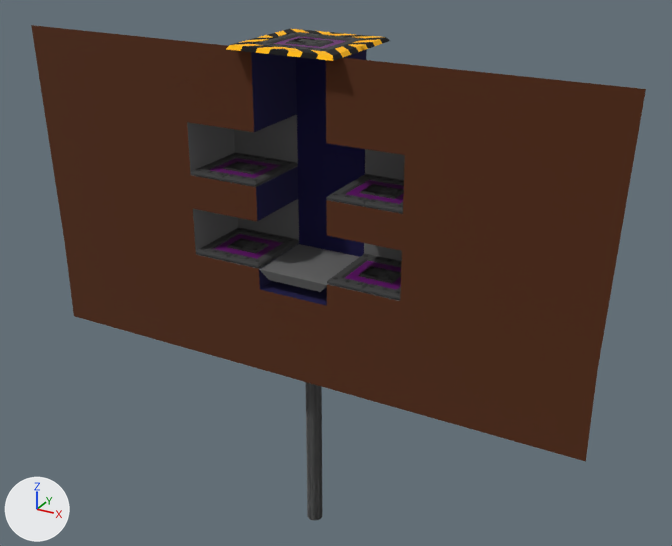
What one commit did to the glTF model assets/mesh/underground_base.gltf.
The view is the same before and after, from a 50 mm camera at (23.8, -40.6, 8.2) aimed at (0.8, 1.2, -12.7). Lighting does not change. The marker at lower left points along +X, +Y and +Z. Where no turn or scale is listed for an object, it has been applied to the vertices. Vertices at the same position are counted once.

The older version as bpy lines, for what is in view:
```python
ob_doorborder = bpy.data.objects.new('DoorBorder', me_doorborderdata)
ob_doorborder.location = (0.0, 0.0, 0.0)
ob_doorleft = bpy.data.objects.new('DoorLeft', me_doorleftdata)
ob_doorleft.parent = ob_door
ob_doorleft.location = (0.0, 0.0, 0.0)
ob_doorleft.rotation_euler = (0.0, 0.0, -3.142)  # degrees (0, 0, -180)
ob_doorleft_bottomleft = bpy.data.objects.new('DoorLeft.BottomLeft', me_doorleftdata)
ob_doorleft_bottomleft.parent = ob_door_bottomleft
ob_doorleft_bottomleft.location = (0.0, 0.0, 0.0)
ob_doorleft_bottomleft.rotation_euler = (0.0, 0.0, -3.142)  # degrees (0, 0, -180)
ob_doorleft_bottomright = bpy.data.objects.new('DoorLeft.BottomRight', me_doorleftdata)
ob_doorleft_bottomright.parent = ob_door_bottomright
ob_doorleft_bottomright.location = (0.0, 0.0, 0.0)
ob_doorleft_bottomright.rotation_euler = (0.0, 0.0, -3.142)  # degrees (0, 0, -180)
ob_doorleft_topleft = bpy.data.objects.new('DoorLeft.TopLeft', me_doorleftdata)
ob_doorleft_topleft.parent = ob_door_topleft
ob_doorleft_topleft.location = (0.0, 0.0, 0.0)
ob_doorleft_topleft.rotation_euler = (0.0, 0.0, -3.142)  # degrees (0, 0, -180)
ob_doorleft_topright = bpy.data.objects.new('DoorLeft.TopRight', me_doorleftdata)
ob_doorleft_topright.parent = ob_door_topright
ob_doorleft_topright.location = (0.0, 0.0, 0.0)
ob_doorleft_topright.rotation_euler = (0.0, 0.0, -3.142)  # degrees (0, 0, -180)
ob_doorright_topright = bpy.data.objects.new('DoorRight.TopRight', me_doorrightdata)
ob_doorright_topright.parent = ob_door_topright
ob_doorright_topright.location = (0.0, 0.0, 0.0)
ob_elevator = bpy.data.objects.new('Elevator', me_elevatordata)
ob_elevator.location = (0.0, 0.0, -11.8)
ob_elevatorshaft = bpy.data.objects.new('ElevatorShaft', me_elevatorshaftdata)
ob_elevatorshaft.location = (0.0, 0.0, 0.0)
# also in view: 'DoorRight.TopLeft' at (-3.1, 0.0, -7.0); 'DoorRight.BottomLeft' at (-3.1, 0.0, -11.6)
```
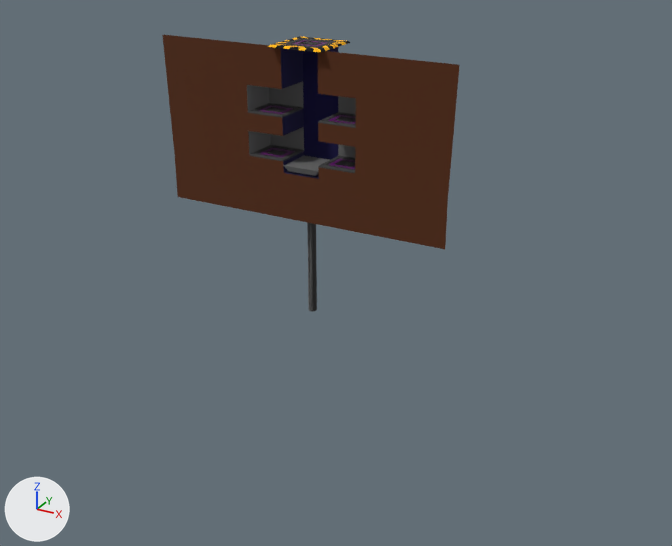
ob_door_bottomright is not drawn itself; it is the parent of ob_doorleft_bottomright, ob_doorright_bottomright.
ob_door_bottomleft is not drawn itself; it is the parent of ob_doorleft_bottomleft, ob_doorright_bottomleft.

Changed parts and their boxes (x1, y1, x2, y2) in the pictures (672 x 546 px; the box of a moved part takes in the faces that stretch with it):
'ElevatorShaft', mesh rescaled (51% narrower, 51% shorter): before (31, 25, 646, 462); after (162, 35, 460, 249)
'Elevator', mesh rescaled, moved: before (259, 244, 359, 520); after (283, 155, 330, 311)
'DoorBorder', mesh rescaled (50% narrower, 48% shorter): before (226, 29, 390, 61); after (268, 36, 350, 52)
'DoorLeft.BottomRight', reshaped, moved (47% narrower, 58% shorter): before (327, 254, 398, 291); after (318, 155, 355, 170)
'DoorRight.BottomLeft', reshaped, moved (47% narrower, 57% shorter): before (227, 234, 299, 268); after (266, 147, 304, 161)
'DoorLeft.BottomLeft', reshaped, moved (46% narrower, 56% shorter): before (196, 227, 267, 260); after (249, 145, 287, 159)
'DoorRight.BottomRight', reshaped, moved: before (363, 261, 401, 300); after (337, 159, 355, 173)
'DoorLeft', reshaped (51% narrower, 47% shorter): before (255, 32, 329, 48); after (283, 38, 319, 46)
'DoorRight', reshaped (51% narrower, 47% shorter): before (290, 35, 364, 51); after (301, 40, 337, 48)
part 4 of me_doorleftdata, moved or reshaped: before (223, 38, 393, 280); after (265, 41, 352, 166)
part 5 of me_doorleftdata, moved or reshaped: before (191, 32, 400, 291); after (248, 38, 355, 170)
part 6 of me_doorleftdata, deleted: before (197, 32, 394, 285)
part 7 of me_doorrightdata, moved or reshaped: before (223, 35, 404, 300); after (265, 40, 356, 173)
part 8 of me_doorrightdata, moved or reshaped: before (238, 39, 404, 283); after (273, 42, 356, 167)
part 9 of me_doorrightdata, moved or reshaped (not visible afterwards): before (252, 49, 403, 293)
part 10 of me_doorrightdata, deleted: before (230, 35, 404, 290)

The edits, one by one:
me_elevatorshaftdata has 62 vertices, 96 faces and spans x -16.8..16.8, y -2.1..2.1, z -18.0..0.0.
me_elevatorshaftdata is used by ob_elevatorshaft; location (0.0, 0.0, 0.0).
me_elevatorshaftdata part 1: the whole mesh is scaled about the mesh origin by 0.5.
me_elevatordata has 258 vertices, 528 faces and spans x -2.1..2.1, y -2.1..2.1, z -17.0..0.0.
me_elevatordata is used by ob_elevator; location (0.0, 0.0, -11.8).
me_elevatordata part 2: the whole mesh is scaled about the mesh origin by 0.5.
me_doorborderdata has 138 vertices, 272 faces and spans x -3.0..3.0, y -3.0..3.0, z 0.0..0.2.
me_doorborderdata is used by ob_doorborder; location (0.0, 0.0, 0.0).
me_doorborderdata part 3: the whole mesh is scaled about the mesh origin by 0.5.
me_doorleftdata is used by ob_doorleft; parent ob_door; location (0.0, 0.0, 0.0); rotation (0.0, 0.0, -3.142), in degrees (0, 0, -180).
me_doorleftdata had 2128 vertices, 3953 faces and spanned x -0.5..2.1, y -2.1..2.1, z 0.0..0.24.
me_doorleftdata now has 2128 vertices, 3953 faces and spans x -0.25..1.05, y -1.05..1.05, z 0.02..0.14.
me_doorleftdata part 4: the loose piece of 32 vertices spanning x -0.5..1.0, y -0.7..0.7, z 0.0..0.2 is scaled about its middle by 0.5, then moved by (-0.12, 0.0, -0.03).
me_doorleftdata part 5: the loose piece of 32 vertices spanning x 0.0..2.1, y -2.1..2.1, z 0.0..0.2 is scaled about its middle by 0.5, then moved by (-0.52, 0.0, -0.03).
me_doorleftdata part 6: 15 loose pieces with 1935 vertices, spanning x 0.21..1.93, y -1.89..1.89, z 0.2..0.24, are deleted.
me_doorrightdata is used by ob_doorright; location (0.0, 0.0, 0.0).
me_doorrightdata had 1088 vertices, 2012 faces and spanned x 0.0..2.1, y -2.1..2.1, z 0.0..0.24.
me_doorrightdata now has 1088 vertices, 2012 faces and spans x 0.0..1.05, y -1.05..1.05, z 0.02..0.14.
me_doorrightdata part 7: the loose piece of 32 vertices spanning x 0.0..2.1, y -2.1..2.1, z 0.0..0.2 is scaled about its middle by 0.5, then moved by (-0.52, 0.0, -0.03).
me_doorrightdata part 8: the loose piece of 24 vertices spanning x 0.0..1.0, y -0.7..0.7, z 0.0..0.2 is scaled about its middle by 0.5, then moved by (-0.25, 0.0, -0.03).
me_doorrightdata part 9: the loose piece of 129 vertices spanning x 1.65..1.93, y -1.88..-1.6, z 0.2..0.24 is multiplied about its middle by the matrix ((0.5, 0.0, -0.004), (0.0, 0.5, 0.0), (0.0, 0.0, 0.499)), then moved by (-0.89, 0.87, -0.09).
me_doorrightdata part 10: 7 loose pieces with 903 vertices, spanning x 0.22..1.93, y -1.88..1.89, z 0.2..0.24, are deleted.
Object 'Elevator' (ob_elevator) moves from (0.0, 0.0, -11.8) to (0.0, 0.0, -6.1).
Object 'Door.BottomRight' (ob_door_bottomright) moves from (4.2, 0.0, -11.7) to (2.1, 0.0, -5.9).
Object 'Door.BottomLeft' (ob_door_bottomleft) moves from (-4.2, 0.0, -11.7) to (-2.1, 0.0, -5.9).
